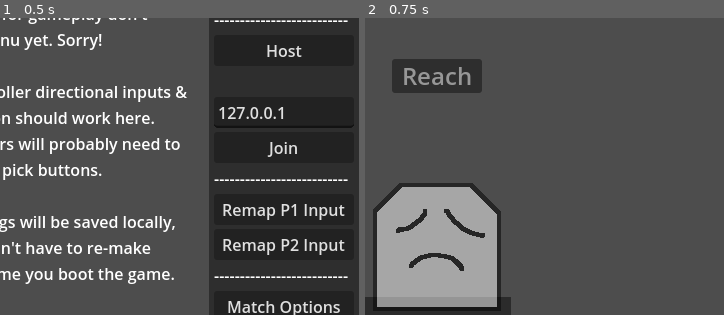
Above: before the commit, frames 1-2 (left to right).
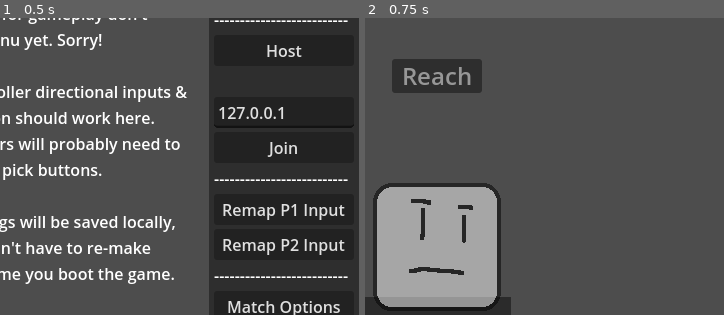
Above: after the commit, the same moments.

Repository: SamBumgardner/spellstrike
Game: Godot game, scene res://network/main.tscn
Same seed, same stepped clock (60 frames per second), same inputs: the game is played once before the commit and once after it.
Inputs:
- Up to frame 1 (0.5 s): no input
- Up to frame 2 (0.75 s): click "Play Local" at 0.5 s
The pictures show only the part of the screen within x 16-66%, y 29-79%; the shares and areas given below are measured in that part.

Frame 1 is identical in both runs. In frame 2, 2.1% of the frame differs, in the area x 2-38%, y 55-98%.

Commit message:
create reach character normals

Diff:
--- a/game/assets/data/character/character_reach.tres
+++ b/game/assets/data/character/character_reach.tres
@@ -1,6 +1,6 @@
 [gd_resource type="Resource" script_class="CharacterSpec" load_steps=17 format=3 uid="uid://r3plnq5yuj2h"]
 
-[ext_resource type="Texture2D" uid="uid://cgrgw14ugq182" path="res://assets/art/placeholder_character_sheet_2.png" id="1_3m0e7"]
+[ext_resource type="Texture2D" uid="uid://5fh8e5mfcf2l" path="res://assets/art/placeholder_character_sheet_3.png" id="1_w1v2a"]
 [ext_resource type="Texture2D" uid="uid://cdy88alpe2xwf" path="res://assets/art/placeholder_defeat_portrait.tres" id="2_ccven"]
 [ext_resource type="Script" path="res://player/character_spec.gd" id="3_o65xs"]
 [ext_resource type="Texture2D" uid="uid://co1nmfg8ck3by" path="res://assets/art/special_icon.png" id="4_bclvp"]
@@ -22,10 +22,10 @@
 name = "Reach"
 victory_portrait = ExtResource("16_d44ds")
 defeat_portrait = ExtResource("2_ccven")
-animation_sprite = ExtResource("1_3m0e7")
+animation_sprite = ExtResource("1_w1v2a")
 special_icon = ExtResource("4_bclvp")
-walk_speed = 5
-back_walk_speed = 3
+walk_speed = 4
+back_walk_speed = 4
 walk_accel = 5
 walk_drag = 2
 width = 128
@@ -44,3 +44,4 @@
 10: ExtResource("14_3ck0o"),
 11: ExtResource("15_5j6rf")
 }
+maximum_active_projectiles = 1
--- a/game/assets/data/character/character_speed.tres
+++ b/game/assets/data/character/character_speed.tres
@@ -44,3 +44,4 @@
 10: ExtResource("15_n2cck"),
 11: ExtResource("16_3aj0r")
 }
+maximum_active_projectiles = 1
--- /dev/null
+++ b/game/assets/data/states/character/reach/effect_reach_a_chain.tres
@@ -0,0 +1,13 @@
+[gd_resource type="Resource" script_class="PhaseEffect" load_steps=3 format=3 uid="uid://cyrq1qocgvgk2"]
+
+[ext_resource type="Script" path="res://player/fsm/effects/EffectCondition.gd" id="1_3lrqr"]
+[ext_resource type="Script" path="res://player/fsm/effects/PhaseEffect.gd" id="2_kcbht"]
+
+[resource]
+script = ExtResource("2_kcbht")
+typeId = 3
+once_at_start = false
+conditions = Array[ExtResource("1_3lrqr")]([])
+params = [{
+"a": 2
+}, true]
--- /dev/null
+++ b/game/assets/data/states/character/reach/effect_reach_b_chain.tres
@@ -0,0 +1,13 @@
+[gd_resource type="Resource" script_class="PhaseEffect" load_steps=3 format=3 uid="uid://n8gd027y0jog"]
+
+[ext_resource type="Script" path="res://player/fsm/effects/EffectCondition.gd" id="1_754li"]
+[ext_resource type="Script" path="res://player/fsm/effects/PhaseEffect.gd" id="2_drggs"]
+
+[resource]
+script = ExtResource("2_drggs")
+typeId = 3
+once_at_start = false
+conditions = Array[ExtResource("1_754li")]([])
+params = [{
+"b": 11
+}, false]
--- /dev/null
+++ b/game/assets/data/states/character/reach/state_reach_a.tres
@@ -0,0 +1,97 @@
+[gd_resource type="Resource" script_class="FsmState" load_steps=20 format=3 uid="uid://dehg2g8a52b78"]
+
+[ext_resource type="Script" path="res://player/fsm/Phase.gd" id="1_l26in"]
+[ext_resource type="Script" path="res://player/fsm/effects/PhaseEffect.gd" id="2_0ckf2"]
+[ext_resource type="Script" path="res://player/attack/RectangleSpec.gd" id="3_ns61t"]
+[ext_resource type="Resource" uid="uid://djibdifs88cfy" path="res://assets/data/collision/hurtbox/StandardHurtbox.tres" id="4_uef3w"]
+[ext_resource type="Script" path="res://player/attack/AttackData.gd" id="5_kr0xm"]
+[ext_resource type="AudioStream" uid="uid://bvcnlmpbmhnwx" path="res://assets/sound/hit_light.wav" id="6_p05y4"]
+[ext_resource type="Resource" uid="uid://cyrq1qocgvgk2" path="res://assets/data/states/character/reach/effect_reach_a_chain.tres" id="7_nl2xd"]
+[ext_resource type="Script" path="res://player/fsm/FsmState.gd" id="10_v1id4"]
+[ext_resource type="Script" path="res://player/fsm/effects/EffectCondition.gd" id="11_qyx0j"]
+[ext_resource type="AudioStream" uid="uid://b2gcgop30e55s" path="res://assets/sound/startup_light.wav" id="12_w7d7j"]
+
+[sub_resource type="Resource" id="Resource_2y3dd"]
+script = ExtResource("3_ns61t")
+x_offset = -48
+y_offset = 0
+width = 32
+height = 128
+
+[sub_resource type="Resource" id="Resource_84otp"]
+script = ExtResource("1_l26in")
+duration = 8
+endless = false
+player_status = 1
+hitboxes = Array[ExtResource("3_ns61t")]([])
+new_attack = false
+hurtboxes = Array[ExtResource("3_ns61t")]([ExtResource("4_uef3w"), SubResource("Resource_2y3dd")])
+effects = Array[ExtResource("2_0ckf2")]([])
+
+[sub_resource type="Resource" id="Resource_qmmfu"]
+script = ExtResource("5_kr0xm")
+damage = 10
+hitstun = 20
+hitstop = 8
+pushback = 10
+sound_effect = ExtResource("6_p05y4")
+
+[sub_resource type="Resource" id="Resource_q7lm3"]
+script = ExtResource("3_ns61t")
+x_offset = 89
+y_offset = 0
+width = 50
+height = 40
+
+[sub_resource type="Resource" id="Resource_clbtv"]
+script = ExtResource("3_ns61t")
+x_offset = 76
+y_offset = 0
+width = 24
+height = 38
+
+[sub_resource type="Resource" id="Resource_jpwca"]
+script = ExtResource("1_l26in")
+duration = 3
+endless = false
+player_status = 2
+hitboxes = Array[ExtResource("3_ns61t")]([SubResource("Resource_q7lm3")])
+new_attack = true
+attack_data = SubResource("Resource_qmmfu")
+hurtboxes = Array[ExtResource("3_ns61t")]([ExtResource("4_uef3w"), SubResource("Resource_clbtv")])
+effects = Array[ExtResource("2_0ckf2")]([ExtResource("7_nl2xd")])
+
+[sub_resource type="Resource" id="Resource_a7mce"]
+script = ExtResource("1_l26in")
+duration = 12
+endless = false
+player_status = 3
+hitboxes = Array[ExtResource("3_ns61t")]([])
+new_attack = false
+hurtboxes = Array[ExtResource("3_ns61t")]([ExtResource("4_uef3w"), SubResource("Resource_clbtv")])
+effects = Array[ExtResource("2_0ckf2")]([ExtResource("7_nl2xd")])
+
+[sub_resource type="Resource" id="Resource_v8mpq"]
+script = ExtResource("2_0ckf2")
+typeId = 5
+once_at_start = true
+conditions = Array[ExtResource("11_qyx0j")]([])
+params = []
+
+[sub_resource type="Resource" id="Resource_16ped"]
+script = ExtResource("2_0ckf2")
+typeId = 9
+once_at_start = true
+conditions = Array[ExtResource("11_qyx0j")]([])
+params = [ExtResource("12_w7d7j")]
+
+[resource]
+script = ExtResource("10_v1id4")
+stateId = 2
+expirationStateId = 0
+phases = Array[ExtResource("1_l26in")]([SubResource("Resource_84otp"), SubResource("Resource_jpwca"), SubResource("Resource_a7mce")])
+transition_in_effects = Array[ExtResource("2_0ckf2")]([SubResource("Resource_v8mpq"), SubResource("Resource_16ped")])
+transition_out_effects = Array[ExtResource("2_0ckf2")]([])
+animation_key = "reach/a"
+button_buffer_lookback = 8
+consumes_button_buffer = true
--- /dev/null
+++ b/game/assets/data/states/character/reach/state_reach_b.tres
@@ -0,0 +1,111 @@
+[gd_resource type="Resource" script_class="FsmState" load_steps=22 format=3 uid="uid://c5hvq7bwhkhnf"]
+
+[ext_resource type="Script" path="res://player/fsm/Phase.gd" id="1_jo1s7"]
+[ext_resource type="Script" path="res://player/fsm/effects/PhaseEffect.gd" id="2_ypqaw"]
+[ext_resource type="Script" path="res://player/attack/RectangleSpec.gd" id="3_a51p8"]
+[ext_resource type="Resource" uid="uid://djibdifs88cfy" path="res://assets/data/collision/hurtbox/StandardHurtbox.tres" id="4_36p5x"]
+[ext_resource type="Script" path="res://player/attack/AttackData.gd" id="5_1jvek"]
+[ext_resource type="AudioStream" uid="uid://fmfl345l8re5" path="res://assets/sound/hit_medium.wav" id="6_wt0bx"]
+[ext_resource type="Resource" uid="uid://n8gd027y0jog" path="res://assets/data/states/character/reach/effect_reach_b_chain.tres" id="7_bjsrg"]
+[ext_resource type="Script" path="res://player/fsm/FsmState.gd" id="8_i4q8j"]
+[ext_resource type="Script" path="res://player/fsm/effects/EffectCondition.gd" id="9_yasx1"]
+[ext_resource type="AudioStream" uid="uid://fexx1vv7iifg" path="res://assets/sound/startup_medium.wav" id="10_qghxf"]
+
+[sub_resource type="Resource" id="Resource_fqcjs"]
+script = ExtResource("3_a51p8")
+x_offset = 8
+y_offset = 16
+width = 48
+height = 32
+
+[sub_resource type="Resource" id="Resource_jyijp"]
+script = ExtResource("3_a51p8")
+x_offset = 40
+y_offset = 48
+width = 48
+height = 32
+
+[sub_resource type="Resource" id="Resource_mmymt"]
+script = ExtResource("1_jo1s7")
+duration = 14
+endless = false
+player_status = 1
+hitboxes = Array[ExtResource("3_a51p8")]([])
+new_attack = false
+hurtboxes = Array[ExtResource("3_a51p8")]([ExtResource("4_36p5x"), SubResource("Resource_fqcjs"), SubResource("Resource_jyijp")])
+effects = Array[ExtResource("2_ypqaw")]([])
+
+[sub_resource type="Resource" id="Resource_mh7e2"]
+script = ExtResource("5_1jvek")
+damage = 15
+hitstun = 20
+hitstop = 12
+pushback = 15
+sound_effect = ExtResource("6_wt0bx")
+
+[sub_resource type="Resource" id="Resource_jb5ve"]
+script = ExtResource("3_a51p8")
+x_offset = 112
+y_offset = 20
+width = 96
+height = 88
+
+[sub_resource type="Resource" id="Resource_yxmhm"]
+script = ExtResource("3_a51p8")
+x_offset = 106
+y_offset = 48
+width = 84
+height = 32
+
+[sub_resource type="Resource" id="Resource_nxuyr"]
+script = ExtResource("3_a51p8")
+x_offset = 85
+y_offset = 16
+width = 42
+height = 32
+
+[sub_resource type="Resource" id="Resource_0q5cg"]
+script = ExtResource("1_jo1s7")
+duration = 2
+endless = false
+player_status = 2
+hitboxes = Array[ExtResource("3_a51p8")]([SubResource("Resource_jb5ve")])
+new_attack = true
+attack_data = SubResource("Resource_mh7e2")
+hurtboxes = Array[ExtResource("3_a51p8")]([ExtResource("4_36p5x"), SubResource("Resource_yxmhm"), SubResource("Resource_nxuyr")])
+effects = Array[ExtResource("2_ypqaw")]([])
+
+[sub_resource type="Resource" id="Resource_21ysp"]
+script = ExtResource("1_jo1s7")
+duration = 20
+endless = false
+player_status = 3
+hitboxes = Array[ExtResource("3_a51p8")]([])
+new_attack = false
+hurtboxes = Array[ExtResource("3_a51p8")]([ExtResource("4_36p5x"), SubResource("Resource_yxmhm")])
+effects = Array[ExtResource("2_ypqaw")]([ExtResource("7_bjsrg")])
+
+[sub_resource type="Resource" id="Resource_jam7s"]
+script = ExtResource("2_ypqaw")
+typeId = 5
+once_at_start = true
+conditions = Array[ExtResource("9_yasx1")]([])
+params = []
+
+[sub_resource type="Resource" id="Resource_vck4p"]
+script = ExtResource("2_ypqaw")
+typeId = 9
+once_at_start = true
+conditions = Array[ExtResource("9_yasx1")]([])
+params = [ExtResource("10_qghxf")]
+
+[resource]
+script = ExtResource("8_i4q8j")
+stateId = 3
+expirationStateId = 0
+phases = Array[ExtResource("1_jo1s7")]([SubResource("Resource_mmymt"), SubResource("Resource_0q5cg"), SubResource("Resource_21ysp")])
+transition_in_effects = Array[ExtResource("2_ypqaw")]([SubResource("Resource_jam7s"), SubResource("Resource_vck4p")])
+transition_out_effects = Array[ExtResource("2_ypqaw")]([])
+animation_key = "medium_attack"
+button_buffer_lookback = 8
+consumes_button_buffer = true
--- /dev/null
+++ b/game/assets/data/states/character/reach/state_reach_b_chain.tres
@@ -0,0 +1,111 @@
+[gd_resource type="Resource" script_class="FsmState" load_steps=22 format=3 uid="uid://d4f0law1r1n3d"]
+
+[ext_resource type="Script" path="res://player/fsm/Phase.gd" id="1_pv70o"]
+[ext_resource type="Script" path="res://player/fsm/effects/PhaseEffect.gd" id="2_qym68"]
+[ext_resource type="Script" path="res://player/attack/RectangleSpec.gd" id="3_a4yxl"]
+[ext_resource type="Resource" uid="uid://djibdifs88cfy" path="res://assets/data/collision/hurtbox/StandardHurtbox.tres" id="4_ulhu6"]
+[ext_resource type="Script" path="res://player/attack/AttackData.gd" id="5_ddst2"]
+[ext_resource type="AudioStream" uid="uid://fmfl345l8re5" path="res://assets/sound/hit_medium.wav" id="6_tto0o"]
+[ext_resource type="Script" path="res://player/fsm/effects/EffectCondition.gd" id="7_dfms3"]
+[ext_resource type="Script" path="res://player/fsm/FsmState.gd" id="8_nxw74"]
+[ext_resource type="Resource" uid="uid://dp1kvpbqniylt" path="res://assets/data/states/character/speed/decay_velocity_effect.tres" id="8_sv8qc"]
+[ext_resource type="AudioStream" uid="uid://fexx1vv7iifg" path="res://assets/sound/startup_medium.wav" id="9_4sk83"]
+
+[sub_resource type="Resource" id="Resource_n4q8e"]
+script = ExtResource("3_a4yxl")
+x_offset = 24
+y_offset = 0
+width = 80
+height = 32
+
+[sub_resource type="Resource" id="Resource_mmymt"]
+script = ExtResource("1_pv70o")
+duration = 15
+endless = false
+player_status = 1
+hitboxes = Array[ExtResource("3_a4yxl")]([])
+new_attack = false
+hurtboxes = Array[ExtResource("3_a4yxl")]([ExtResource("4_ulhu6"), SubResource("Resource_n4q8e")])
+effects = Array[ExtResource("2_qym68")]([])
+
+[sub_resource type="Resource" id="Resource_mh7e2"]
+script = ExtResource("5_ddst2")
+damage = 15
+hitstun = 27
+hitstop = 12
+pushback = 15
+sound_effect = ExtResource("6_tto0o")
+
+[sub_resource type="Resource" id="Resource_jfvr8"]
+script = ExtResource("2_qym68")
+typeId = 5
+once_at_start = true
+conditions = Array[ExtResource("7_dfms3")]([])
+params = [10]
+
+[sub_resource type="Resource" id="Resource_7f3qv"]
+script = ExtResource("2_qym68")
+typeId = 8
+once_at_start = false
+conditions = Array[ExtResource("7_dfms3")]([])
+params = [1]
+
+[sub_resource type="Resource" id="Resource_jb5ve"]
+script = ExtResource("3_a4yxl")
+x_offset = 118
+y_offset = 0
+width = 108
+height = 40
+
+[sub_resource type="Resource" id="Resource_yxmhm"]
+script = ExtResource("3_a4yxl")
+x_offset = 106
+y_offset = 0
+width = 84
+height = 38
+
+[sub_resource type="Resource" id="Resource_0q5cg"]
+script = ExtResource("1_pv70o")
+duration = 2
+endless = false
+player_status = 2
+hitboxes = Array[ExtResource("3_a4yxl")]([SubResource("Resource_jb5ve")])
+new_attack = true
+attack_data = SubResource("Resource_mh7e2")
+hurtboxes = Array[ExtResource("3_a4yxl")]([ExtResource("4_ulhu6"), SubResource("Resource_yxmhm")])
+effects = Array[ExtResource("2_qym68")]([SubResource("Resource_jfvr8"), SubResource("Resource_7f3qv")])
+
+[sub_resource type="Resource" id="Resource_21ysp"]
+script = ExtResource("1_pv70o")
+duration = 30
+endless = false
+player_status = 3
+hitboxes = Array[ExtResource("3_a4yxl")]([])
+new_attack = false
+hurtboxes = Array[ExtResource("3_a4yxl")]([ExtResource("4_ulhu6"), SubResource("Resource_yxmhm")])
+effects = Array[ExtResource("2_qym68")]([ExtResource("8_sv8qc")])
+
+[sub_resource type="Resource" id="Resource_jam7s"]
+script = ExtResource("2_qym68")
+typeId = 5
+once_at_start = true
+conditions = Array[ExtResource("7_dfms3")]([])
+params = []
+
+[sub_resource type="Resource" id="Resource_vck4p"]
+script = ExtResource("2_qym68")
+typeId = 9
+once_at_start = true
+conditions = Array[ExtResource("7_dfms3")]([])
+params = [ExtResource("9_4sk83")]
+
+[resource]
+script = ExtResource("8_nxw74")
+stateId = 11
+expirationStateId = 0
+phases = Array[ExtResource("1_pv70o")]([SubResource("Resource_mmymt"), SubResource("Resource_0q5cg"), SubResource("Resource_21ysp")])
+transition_in_effects = Array[ExtResource("2_qym68")]([SubResource("Resource_jam7s"), SubResource("Resource_vck4p")])
+transition_out_effects = Array[ExtResource("2_qym68")]([])
+animation_key = "medium_attack"
+button_buffer_lookback = 8
+consumes_button_buffer = true
--- /dev/null
+++ b/game/assets/data/states/character/reach/state_reach_c.tres
@@ -0,0 +1,121 @@
+[gd_resource type="Resource" script_class="FsmState" load_steps=22 format=3 uid="uid://d01jfsk5th6cc"]
+
+[ext_resource type="Script" path="res://player/fsm/Phase.gd" id="1_xqcvv"]
+[ext_resource type="Script" path="res://player/fsm/effects/PhaseEffect.gd" id="2_oqtt8"]
+[ext_resource type="Script" path="res://player/attack/RectangleSpec.gd" id="3_hm6xx"]
+[ext_resource type="Resource" uid="uid://djibdifs88cfy" path="res://assets/data/collision/hurtbox/StandardHurtbox.tres" id="4_rxlm1"]
+[ext_resource type="Script" path="res://player/attack/AttackData.gd" id="5_fpyfm"]
+[ext_resource type="AudioStream" uid="uid://bsxeprql80qws" path="res://assets/sound/hit_heavy.wav" id="6_xa8xp"]
+[ext_resource type="Resource" uid="uid://d4i72hdti0ca3" path="res://assets/data/states/character/heavy/stop_velocity_effect.tres" id="7_ax643"]
+[ext_resource type="Script" path="res://player/fsm/FsmState.gd" id="7_vug8w"]
+[ext_resource type="Script" path="res://player/fsm/effects/EffectCondition.gd" id="8_pbn5m"]
+
+[sub_resource type="Resource" id="Resource_n8i3k"]
+script = ExtResource("2_oqtt8")
+typeId = 5
+once_at_start = true
+conditions = Array[ExtResource("8_pbn5m")]([])
+params = [-10]
+
+[sub_resource type="Resource" id="Resource_r5w0f"]
+script = ExtResource("2_oqtt8")
+typeId = 8
+once_at_start = false
+conditions = Array[ExtResource("8_pbn5m")]([])
+params = [1]
+
+[sub_resource type="Resource" id="Resource_cnsrr"]
+script = ExtResource("3_hm6xx")
+x_offset = -9
+y_offset = 0
+width = 110
+height = 32
+
+[sub_resource type="Resource" id="Resource_e5pfa"]
+script = ExtResource("1_xqcvv")
+duration = 21
+endless = false
+player_status = 1
+hitboxes = Array[ExtResource("3_hm6xx")]([])
+new_attack = false
+hurtboxes = Array[ExtResource("3_hm6xx")]([ExtResource("4_rxlm1"), SubResource("Resource_cnsrr")])
+effects = Array[ExtResource("2_oqtt8")]([SubResource("Resource_n8i3k"), SubResource("Resource_r5w0f")])
+
+[sub_resource type="Resource" id="Resource_2yff6"]
+script = ExtResource("5_fpyfm")
+damage = 35
+hitstun = 15
+hitstop = 15
+pushback = 35
+sound_effect = ExtResource("6_xa8xp")
+
+[sub_resource type="Resource" id="Resource_fd6bd"]
+script = ExtResource("2_oqtt8")
+typeId = 5
+once_at_start = true
+conditions = Array[ExtResource("8_pbn5m")]([])
+params = [10]
+
+[sub_resource type="Resource" id="Resource_ci4b0"]
+script = ExtResource("3_hm6xx")
+x_offset = 128
+y_offset = 0
+width = 128
+height = 32
+
+[sub_resource type="Resource" id="Resource_amrvx"]
+script = ExtResource("1_xqcvv")
+duration = 1
+endless = false
+player_status = 2
+hitboxes = Array[ExtResource("3_hm6xx")]([SubResource("Resource_ci4b0")])
+new_attack = true
+attack_data = SubResource("Resource_2yff6")
+hurtboxes = Array[ExtResource("3_hm6xx")]([ExtResource("4_rxlm1")])
+effects = Array[ExtResource("2_oqtt8")]([SubResource("Resource_fd6bd")])
+
+[sub_resource type="Resource" id="Resource_qy3q4"]
+script = ExtResource("3_hm6xx")
+x_offset = 114
+y_offset = 0
+width = 100
+height = 30
+
+[sub_resource type="Resource" id="Resource_u3fs2"]
+script = ExtResource("1_xqcvv")
+duration = 4
+endless = false
+player_status = 2
+hitboxes = Array[ExtResource("3_hm6xx")]([SubResource("Resource_ci4b0")])
+new_attack = false
+attack_data = SubResource("Resource_2yff6")
+hurtboxes = Array[ExtResource("3_hm6xx")]([ExtResource("4_rxlm1"), SubResource("Resource_qy3q4")])
+effects = Array[ExtResource("2_oqtt8")]([SubResource("Resource_fd6bd")])
+
+[sub_resource type="Resource" id="Resource_lhdom"]
+script = ExtResource("2_oqtt8")
+typeId = 5
+once_at_start = true
+conditions = Array[ExtResource("8_pbn5m")]([])
+params = []
+
+[sub_resource type="Resource" id="Resource_017k0"]
+script = ExtResource("1_xqcvv")
+duration = 20
+endless = false
+player_status = 3
+hitboxes = Array[ExtResource("3_hm6xx")]([])
+new_attack = false
+hurtboxes = Array[ExtResource("3_hm6xx")]([ExtResource("4_rxlm1"), SubResource("Resource_qy3q4")])
+effects = Array[ExtResource("2_oqtt8")]([SubResource("Resource_lhdom")])
+
+[resource]
+script = ExtResource("7_vug8w")
+stateId = 4
+expirationStateId = 0
+phases = Array[ExtResource("1_xqcvv")]([SubResource("Resource_e5pfa"), SubResource("Resource_amrvx"), SubResource("Resource_u3fs2"), SubResource("Resource_017k0")])
+transition_in_effects = Array[ExtResource("2_oqtt8")]([ExtResource("7_ax643")])
+transition_out_effects = Array[ExtResource("2_oqtt8")]([])
+animation_key = "reach/c"
+button_buffer_lookback = 8
+consumes_button_buffer = true
--- a/game/player/collision_box_viewer.tscn
+++ b/game/player/collision_box_viewer.tscn
@@ -1,9 +1,9 @@
 [gd_scene load_steps=3 format=3 uid="uid://wpsahyhayn75"]
 
 [ext_resource type="Script" path="res://player/collision_box_viewer.gd" id="1_siycv"]
-[ext_resource type="Resource" uid="uid://d3dct0u2ir4s2" path="res://assets/data/states/character/heavy/state_heavy_s_cancel.tres" id="2_ng6v4"]
+[ext_resource type="Resource" uid="uid://d01jfsk5th6cc" path="res://assets/data/states/character/reach/state_reach_c.tres" id="2_tri7f"]
 
 [node name="CollisionBoxViewer" type="Node2D"]
 script = ExtResource("1_siycv")
-displayed_phase = 2
-viewed_state = ExtResource("2_ng6v4")
+displayed_phase = 3
+viewed_state = ExtResource("2_tri7f")
